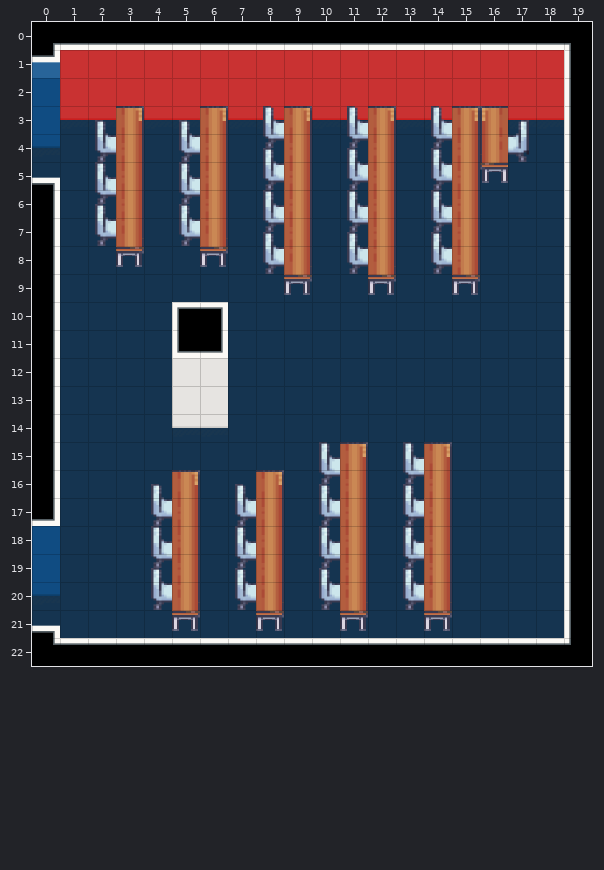
Tiled map: LCB_Map/data/maps/main_3_room1.tmx. Above is the file before it was changed.
Cells are 64x64 px. Shown: x 0..19, y 0..22. The old version is drawn lined up with the new one.
New version:
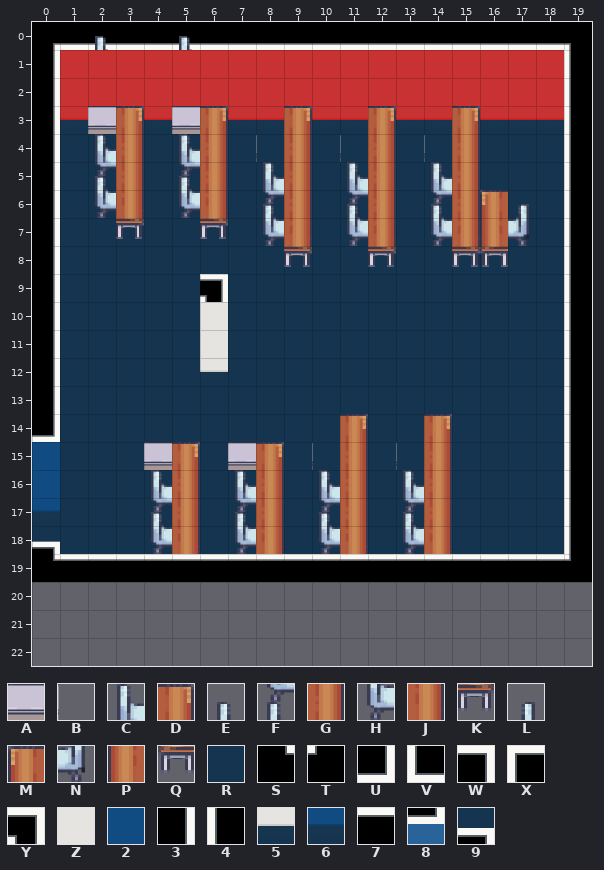
Key: from "LCB_furnishing": A 168, B 169, C 188, D 189, E 206, F 207, G 208, H 226, J 227, K 246, L 264, M 265, N 283, P 303, Q 322; from "LCB_indoor": R 23, S 35, T 36, U 62, V 63, W 87, X 88, Y 112, Z 177, 2 187, 3 210, 4 214, 5 227, 6 237, 7 287, 8 330, 9 500.
_ is an empty cell, # one hidden under a higher layer, . an unchanged one.
Edits made:
map size 35x32 -> 20x20 cells (old content now starts at -10,-8; both pictures use the new coordinates)
--- layer "Floor"
@@ x 0..0 @@
- 1 8
- 2 2
- 3 2
- 4 6
- 5 9
+ 1 3
+ 2 3
+ 3 3
+ 4 3
+ 5 3
@@ x 0..19 @@
- 9 ......R.............
-10 .....XW.............
-11 .....VU.............
-12 .....ZZ.............
-13 .....ZZ.............
-14 3....55.............
-15 3...................
-16 3...................
-17 U...................
-18 2...................
-19 2RRRR#RR#RR#RR#RRRR4
-20 6RRRR#RR#RR#RR#RRRR4
-21 9RRRRRRRRRRRRRRRRRR4
-22 S777777777777777777T
+ 9 ......Y.............
+10 .....RZ.............
+11 .....RZ.............
+12 .....R5.............
+13 .....RR.............
+14 U....RR.............
+15 2...................
+16 2...................
+17 6...................
+18 9...................
+19 S777777777777777777T
+20 ____________________
+21 ____________________
+22 ____________________
--- layer "Furnishing"
@@ x 2..5 @@
- 0 _.._
+ 0 E..E
@@ x 2..17 @@
- 3 E..E..C..C..C.ML
- 4 H..H..F..F..F.PN
- 5 C..C..H..H..H.Q.
- 6 F..F..C..C..C.__
- 7 HJ.HJ.F..F..F.__
- 8 .K..K.HJ.HJ.HG_.
- 9 .......K..K..K..
+ 3 A..A.._.._.._.__
+ 4 C..C..B..B..B.__
+ 5 F..F..C..C..C._.
+ 6 H..H..F..F..F.ML
+ 7 _K._K.H..H..H.PN
+ 8 ._.._._K._K._KQ.
+ 9 ......._.._.._..
@@ x 4..14 @@
-14 ......._.._
-15 __.__.CD.CD
-16 ED.ED.F..F.
-17 H..H..H..H.
-18 C..C..C..C.
-19 FG.FG.FG.FG
-20 HJ.HJ.HJ.HJ
-21 .K..K..K..K
+14 .......D..D
+15 AD.AD.BG.BG
+16 CG.CG.C..C.
+17 F..F..F..F.
+18 H..H..H..H.
+19 __.__.__.__
+20 __.__.__.__
+21 ._.._.._.._
Where, in picture pixels (left, top, right, bottom), the same in both pictures:
added: (95, 36, 108, 50)
added: (179, 36, 192, 50)
changed: (32, 55, 592, 666)
